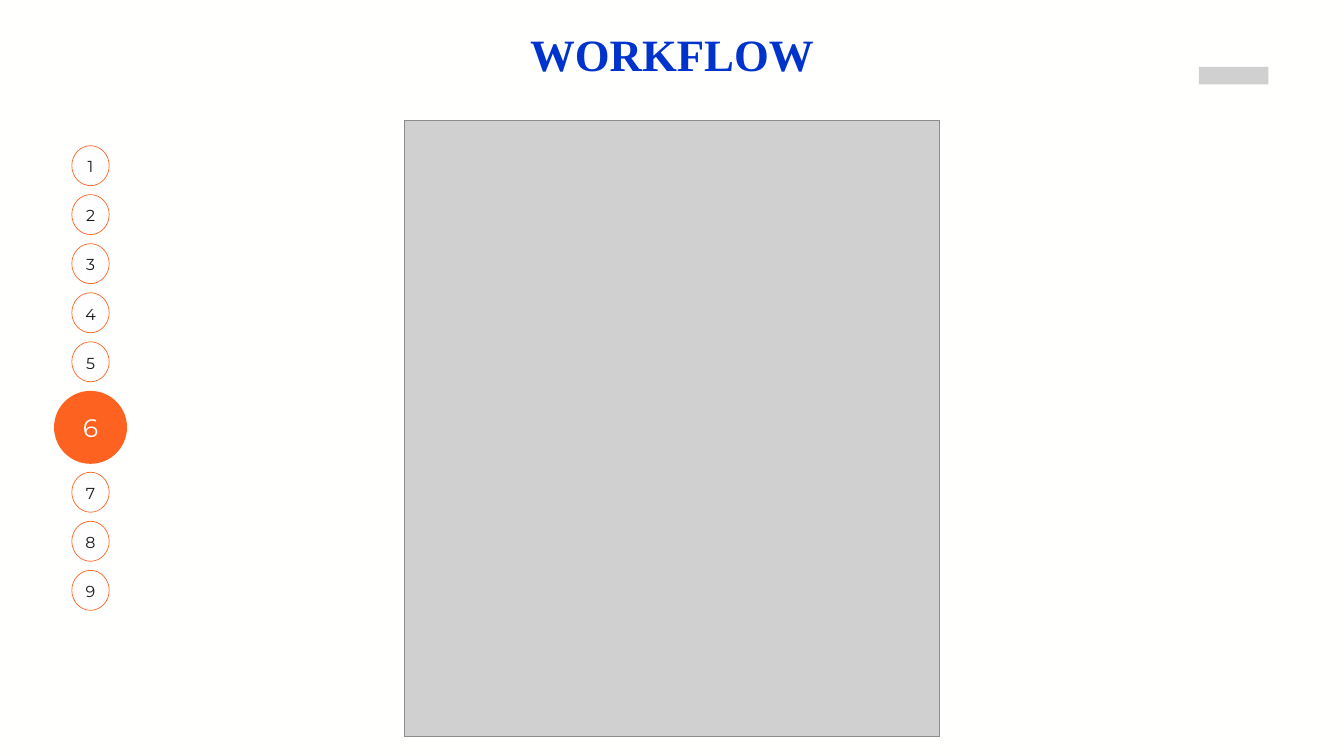
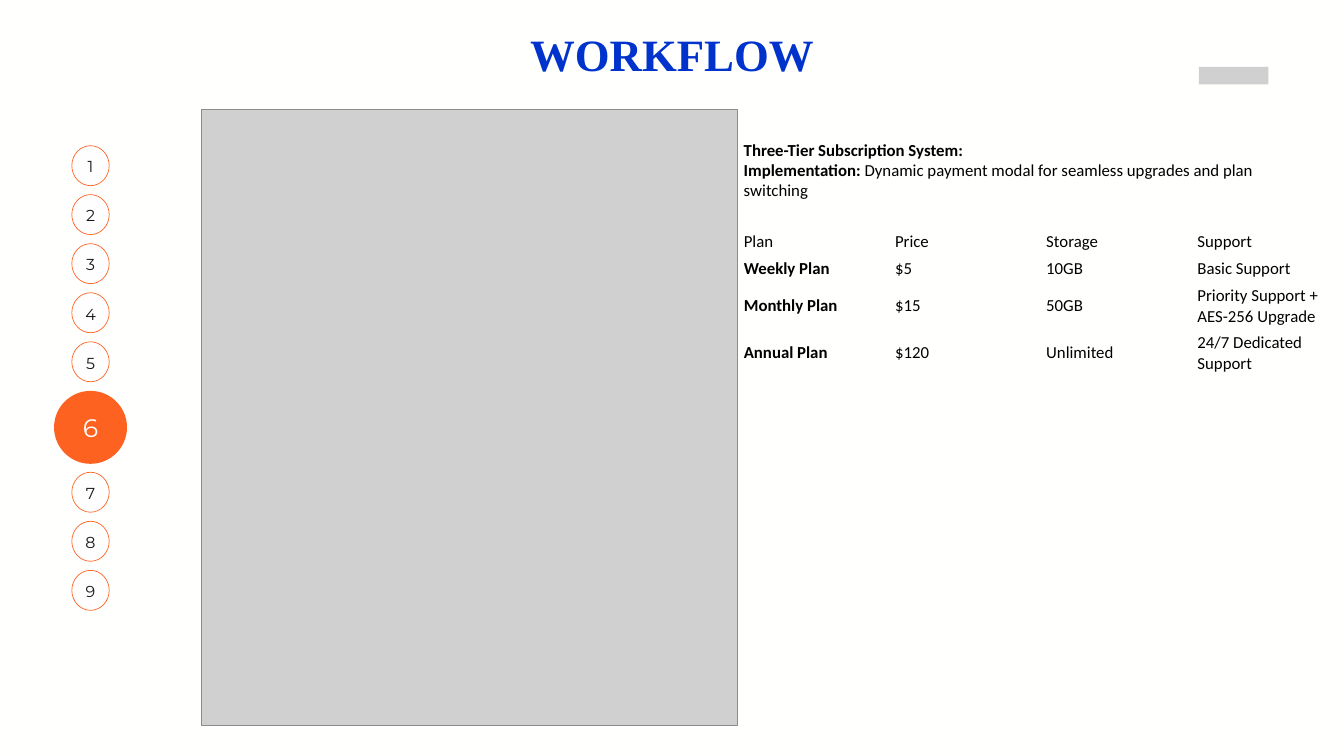
Before and after one commit to jevin872/Crypto-Valut, a slide deck: slide 7 of CryptoVault_Milestone1_24512.pptx. Drawn at 1344x756 pixels with LibreOffice and Linux fonts; fonts in the diff are those of the drawing; grey boxes stand for pictures. Boxes give left, top, right and bottom in pixels: in the first picture for what was removed or moved away, otherwise in the second. Text is boxed around its words. In the diff, an @@ line names an element or a change of style, - is before the commit and + after.

```diff
--- a/CryptoVault_Milestone1_24512.pptx
+++ b/CryptoVault_Milestone1_24512.pptx
@@ picture: place and size @@
-picture at box(405, 120, 940, 737)
+picture at box(202, 109, 737, 725)
@@ text added at box(744, 144, 1253, 199), 18 pt, text #000000 @@
+Three-Tier Subscription System:
+Implementation: Dynamic payment modal for seamless upgrades and plan switching
@@ table added at box(737, 228, 1342, 376), 4 rows, 4 columns @@
+Plan | Price | Storage | Support
+Weekly Plan | $5 | 10GB | Basic Support
+Monthly Plan | $15 | 50GB | Priority Support + AES-256 Upgrade
+Annual Plan | $120 | Unlimited | 24/7 Dedicated Support
```
Also in this commit, not shown: 5 other slides changed, 45 other files.
